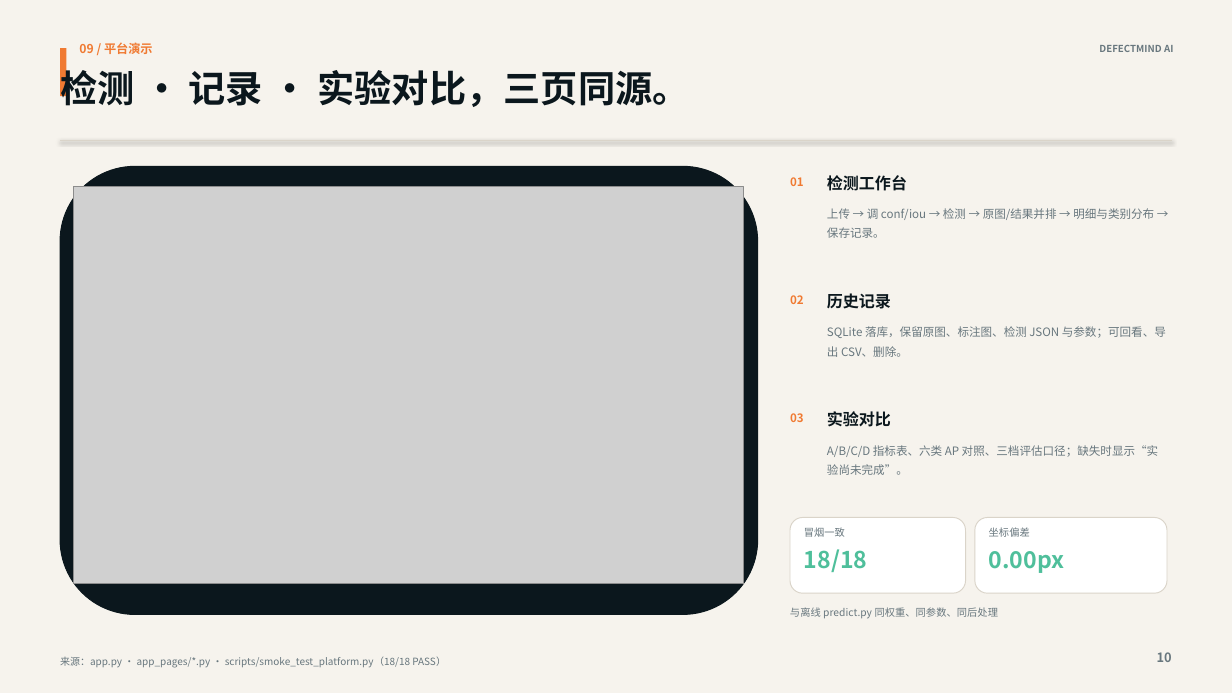
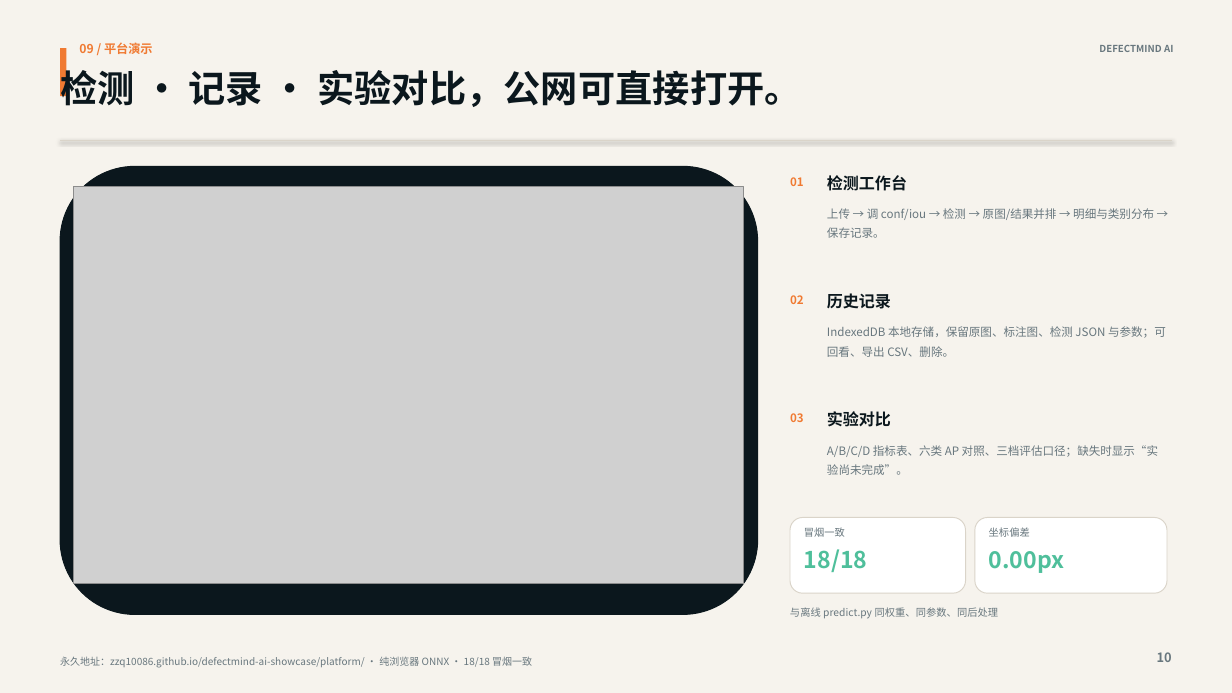
Before and after one commit to zzq10086/defectmind-ai-showcase, a slide deck: slide 10 of DefectMind_AI_答辩PPT.pptx. Drawn at 1232x693 pixels with LibreOffice and Linux fonts; fonts in the diff are those of the drawing; grey boxes stand for pictures. Boxes give left, top, right and bottom in pixels: in the first picture for what was removed or moved away, otherwise in the second. Text is boxed around its words. In the diff, an @@ line names an element or a change of style, - is before the commit and + after.

Commit message:
Update showcase

```diff
--- a/DefectMind_AI_答辩PPT.pptx
+++ b/DefectMind_AI_答辩PPT.pptx
@@ text at (x1=60, y1=64, x2=801, y2=107): text changed @@
-检测 · 记录 · 实验对比，三页同源。
+检测 · 记录 · 实验对比，公网可直接打开。
@@ text at (x1=827, y1=326, x2=1166, y2=357): text changed @@
-SQLite 落库，保留原图、标注图、检测 JSON 与参数；可回看、导出 CSV、删除。
+IndexedDB 本地存储，保留原图、标注图、检测 JSON 与参数；可回看、导出 CSV、删除。
@@ text at (x1=60, y1=657, x2=532, y2=668): text changed @@
-来源：app.py · app_pages/*.py · scripts/smoke_test_platform.py（18/18 PASS）
+永久地址：zzq10086.github.io/defectmind-ai-showcase/platform/ · 纯浏览器 ONNX · 18/18 冒烟一致
```
Also in this commit, not shown: 3 other slides changed, 15 other files.
